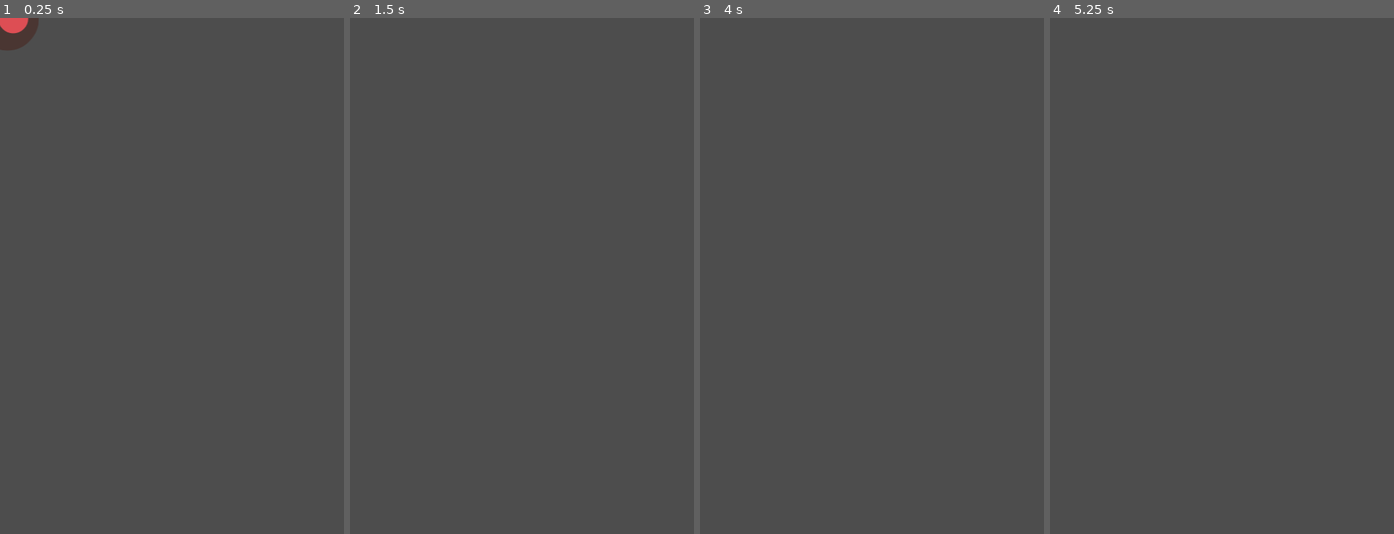
Above: before the commit, frames 1-4 (left to right).
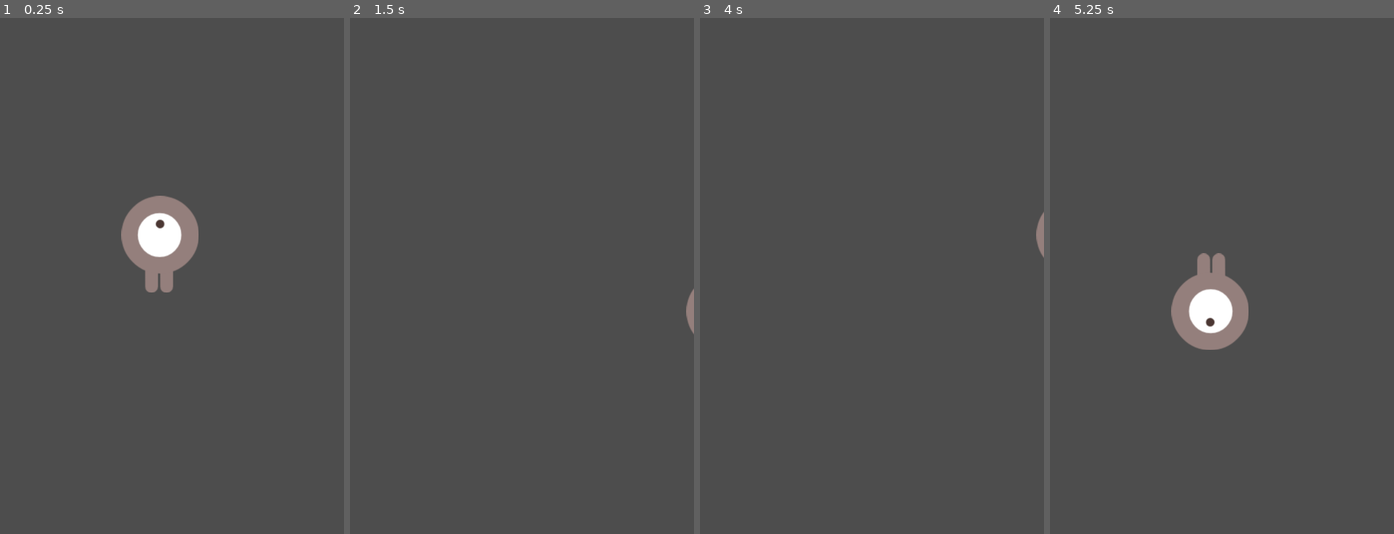
Above: after the commit, the same moments.

Repository: MESManagment/My-project
Game: Godot game, scene res://player.tscn
The game is run twice, just before and just after one commit, with the same random seed, the same clock (stepped at 60 frames per second) and the same inputs. Before the commit the project has no main scene; this scene is started directly in both runs.
Inputs:
- Up to frame 1 (0.25 s): no input
- Up to frame 2 (1.5 s): tap Enter at 0.5 s; hold Right (ui_right) 0.53-1.28 s; hold Down (ui_down) from 1.28 s (still down)
- Up to frame 3 (4 s): release Down (ui_down) at 2.03 s; hold Right (ui_right) 2.03-2.78 s; tap Space at 2.75 s; hold Up (ui_up) 2.78-3.53 s; tap Enter at 3.5 s; hold Left (ui_left) from 3.53 s (still down)
- Up to frame 4 (5.25 s): tap Space at 5 s; release Left (ui_left) at 5.03 s; hold Down (ui_down) from 5.03 s (still down)

The runs differ from the first frame. In frame 1, 3.5% of the frame differs, in the area x 0-58%, y 0-54%; in frame 2, 0.1%; in frame 3, 0.1%; in frame 4, 3.0%.

Commit message:
Crear los enemigos

Diff:
--- /dev/null
+++ b/proyecto-de-proto-digital/mob.gd
@@ -0,0 +1,10 @@
+extends RigidBody2D
+
+func _ready():
+	# Elegimos una animación al azar de las 3 que creamos
+	var mob_types = $AnimatedSprite2D.sprite_frames.get_animation_names()
+	$AnimatedSprite2D.play(mob_types[randi() % mob_types.size()])
+
+# Esta función se activa cuando el enemigo sale de la pantalla
+func _on_visible_on_screen_notifier_2d_screen_exited():
+	queue_free() # Borra al enemigo del juego
--- /dev/null
+++ b/proyecto-de-proto-digital/mob.tscn
@@ -0,0 +1,61 @@
+[gd_scene format=3 uid="uid://bayg8diq8qe4x"]
+
+[ext_resource type="Script" uid="uid://dx6eh7i5d2s1j" path="res://mob.gd" id="1_1qmh0"]
+[ext_resource type="Texture2D" uid="uid://b5l6cnaobccla" path="res://enemyFlyingAlt_1.png" id="2_gfurk"]
+[ext_resource type="Texture2D" uid="uid://drjefae2sttok" path="res://enemyFlyingAlt_2.png" id="3_ieysi"]
+[ext_resource type="Texture2D" uid="uid://r4085djyfx83" path="res://enemySwimming_1.png" id="4_cixyi"]
+[ext_resource type="Texture2D" uid="uid://bh557x14udi0q" path="res://enemySwimming_2.png" id="5_7ulmv"]
+[ext_resource type="Texture2D" uid="uid://ptulhg283ly5" path="res://enemyWalking_1.png" id="6_pcqmr"]
+[ext_resource type="Texture2D" uid="uid://2s74o0lvs2rh" path="res://enemyWalking_2.png" id="7_jbnni"]
+
+[sub_resource type="SpriteFrames" id="SpriteFrames_yscv0"]
+animations = [{
+"frames": [{
+"duration": 1.0,
+"texture": ExtResource("2_gfurk")
+}, {
+"duration": 1.0,
+"texture": ExtResource("3_ieysi")
+}],
+"loop": true,
+"name": &"fly",
+"speed": 5.0
+}, {
+"frames": [{
+"duration": 1.0,
+"texture": ExtResource("4_cixyi")
+}, {
+"duration": 1.0,
+"texture": ExtResource("5_7ulmv")
+}],
+"loop": true,
+"name": &"swim",
+"speed": 5.0
+}, {
+"frames": [{
+"duration": 1.0,
+"texture": ExtResource("6_pcqmr")
+}, {
+"duration": 1.0,
+"texture": ExtResource("7_jbnni")
+}],
+"loop": true,
+"name": &"walk",
+"speed": 5.0
+}]
+
+[sub_resource type="CapsuleShape2D" id="CapsuleShape2D_eqsov"]
+
+[node name="Mob" type="RigidBody2D" unique_id=1958113731]
+script = ExtResource("1_1qmh0")
+
+[node name="AnimatedSprite2D" type="AnimatedSprite2D" parent="." unique_id=1895044724]
+sprite_frames = SubResource("SpriteFrames_yscv0")
+animation = &"walk"
+
+[node name="CollisionShape2D" type="CollisionShape2D" parent="." unique_id=1492297271]
+rotation = 1.5449935
+scale = Vector2(4.6890945, 4.3640428)
+shape = SubResource("CapsuleShape2D_eqsov")
+
+[node name="VisibleOnScreenEnabler2D" type="VisibleOnScreenEnabler2D" parent="." unique_id=1103590520]
--- a/proyecto-de-proto-digital/player.tscn
+++ b/proyecto-de-proto-digital/player.tscn
@@ -1,10 +1,10 @@
 [gd_scene format=3 uid="uid://0wo5x2kcth5b"]
 
 [ext_resource type="Script" uid="uid://dk2hoefrepvb8" path="res://player.gd" id="1_sweqy"]
-[ext_resource type="Texture2D" uid="uid://b5l6cnaobccla" path="res://enemyFlyingAlt_1.png" id="2_2hs0m"]
-[ext_resource type="Texture2D" uid="uid://drjefae2sttok" path="res://enemyFlyingAlt_2.png" id="3_1jxqw"]
-[ext_resource type="Texture2D" uid="uid://2s74o0lvs2rh" path="res://enemyWalking_2.png" id="4_dw050"]
-[ext_resource type="Texture2D" uid="uid://ptulhg283ly5" path="res://enemyWalking_1.png" id="5_b26j0"]
+[ext_resource type="Texture2D" uid="uid://borl66oebkpmy" path="res://playerGrey_up1.png" id="2_sweqy"]
+[ext_resource type="Texture2D" uid="uid://rsgva7rdc2bw" path="res://playerGrey_up2.png" id="3_2hs0m"]
+[ext_resource type="Texture2D" uid="uid://dw3ng33ilj0rc" path="res://playerGrey_walk1.png" id="4_1jxqw"]
+[ext_resource type="Texture2D" uid="uid://6t4ji023hiy0" path="res://playerGrey_walk2.png" id="5_dw050"]
 
 [sub_resource type="CapsuleShape2D" id="CapsuleShape2D_n7ghd"]
 radius = 26.999998
@@ -14,24 +14,24 @@
 animations = [{
 "frames": [{
 "duration": 1.0,
-"texture": ExtResource("2_2hs0m")
+"texture": ExtResource("2_sweqy")
 }, {
 "duration": 1.0,
-"texture": ExtResource("3_1jxqw")
+"texture": ExtResource("3_2hs0m")
 }],
 "loop": true,
-"name": &"Up",
+"name": &"up",
 "speed": 5.0
 }, {
 "frames": [{
 "duration": 1.0,
-"texture": ExtResource("4_dw050")
+"texture": ExtResource("4_1jxqw")
 }, {
 "duration": 1.0,
-"texture": ExtResource("5_b26j0")
+"texture": ExtResource("5_dw050")
 }],
 "loop": true,
-"name": &"Walk",
+"name": &"walk",
 "speed": 5.0
 }]
 
@@ -39,9 +39,11 @@
 script = ExtResource("1_sweqy")
 
 [node name="CollisionShape2D" type="CollisionShape2D" parent="." unique_id=247107833]
+position = Vector2(223.49998, 316)
 scale = Vector2(2.0399978, 1.5200005)
 shape = SubResource("CapsuleShape2D_n7ghd")
 
 [node name="AnimatedSprite2D" type="AnimatedSprite2D" parent="." unique_id=521724549]
+position = Vector2(223.5, 316)
 sprite_frames = SubResource("SpriteFrames_nvl01")
-animation = &"Up"
+animation = &"up"
--- a/proyecto-de-proto-digital/project.godot
+++ b/proyecto-de-proto-digital/project.godot
@@ -11,6 +11,7 @@
 [application]
 
 config/name="Proyecto de proto digital"
+run/main_scene="uid://0wo5x2kcth5b"
 config/features=PackedStringArray("4.6", "GL Compatibility")
 config/icon="res://icon.svg"
 
@@ -19,6 +20,19 @@
 window/size/viewport_width=480
 window/size/viewport_height=720
 window/stretch/mode="canvas_items"
+
+[input]
+
+"ui_right "={
+"deadzone": 0.2,
+"events": [Object(InputEventKey,"resource_local_to_scene":false,"resource_name":"","device":-1,"window_id":0,"alt_pressed":false,"shift_pressed":false,"ctrl_pressed":false,"meta_pressed":false,"pressed":false,"keycode":0,"physical_keycode":4194321,"key_label":0,"unicode":0,"location":0,"echo":false,"script":null)
+]
+}
+"ui_left "={
+"deadzone": 0.2,
+"events": [Object(InputEventKey,"resource_local_to_scene":false,"resource_name":"","device":-1,"window_id":0,"alt_pressed":false,"shift_pressed":false,"ctrl_pressed":false,"meta_pressed":false,"pressed":false,"keycode":0,"physical_keycode":4194319,"key_label":0,"unicode":0,"location":0,"echo":false,"script":null)
+]
+}
 
 [physics]
 
Binary file added: proyecto-de-proto-digital/enemySwimming_1.png
Not shown, added: proyecto-de-proto-digital/enemySwimming_1.png.import
Binary file added: proyecto-de-proto-digital/enemySwimming_2.png
Not shown, added: proyecto-de-proto-digital/enemySwimming_2.png.import
Not shown, added: proyecto-de-proto-digital/mob.gd.uid
Binary file added: proyecto-de-proto-digital/playerGrey_up1.png
Not shown, added: proyecto-de-proto-digital/playerGrey_up1.png.import
Binary file added: proyecto-de-proto-digital/playerGrey_up2.png
Not shown, added: proyecto-de-proto-digital/playerGrey_up2.png.import
Binary file added: proyecto-de-proto-digital/playerGrey_walk1.png
Not shown, added: proyecto-de-proto-digital/playerGrey_walk1.png.import
Binary file added: proyecto-de-proto-digital/playerGrey_walk2.png
(and 1 more such lines)
